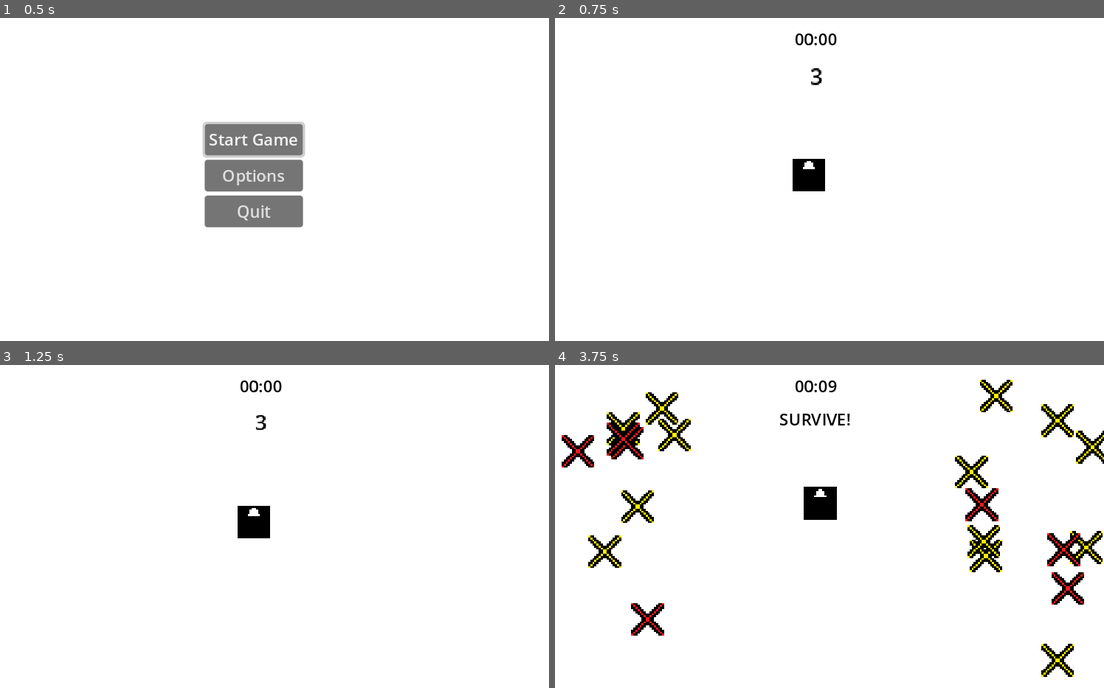
Above: before the commit, frames 1-4 (two rows, left to right).
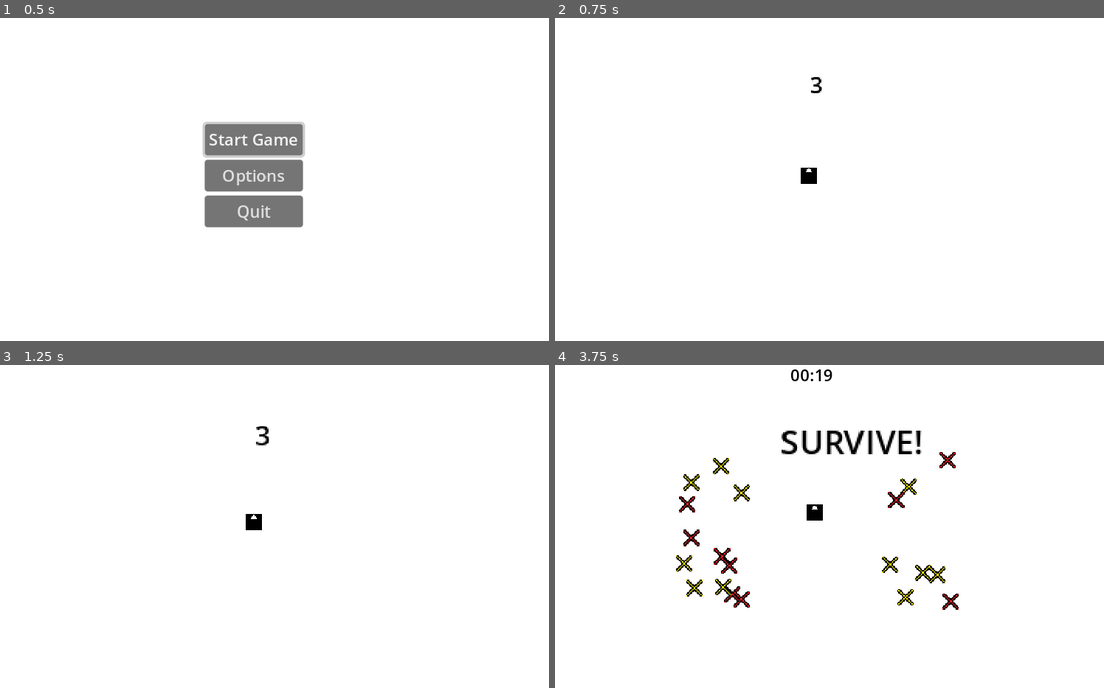
Above: after the commit, the same moments.

Repository: Marcin-Lach/javsc
Game: Godot game, scene res://menu.tscn
Two runs of this game, one before a commit and one after it. Both use one fixed random seed, a clock stepped at 60 frames per second and the inputs below.
Inputs:
- Up to frame 1 (0.5 s): no input
- Up to frame 2 (0.75 s): click "Start Game" at 0.5 s
- Up to frame 3 (1.25 s): no input
- Up to frame 4 (3.75 s): hold Right (right) 1.28-2.03 s; hold Down (down) 2.03-2.78 s; hold Right (right) 2.78-3.53 s; hold Up (up) from 3.53 s (still down)

Frame 1 is identical in both runs. In frame 2, 0.7% of the frame differs, in the area x 43-52%, y 4-54%; in frame 3, 0.7%; in frame 4, 9.6%, in the area x 1-100%, y 1-97%.

Commit message:
Decouple HUD from Main and expose HUD API and singals

Diff:
--- a/src/Camera.gd
+++ b/src/Camera.gd
@@ -1,6 +1,4 @@
 extends Camera2D
-
-@onready var player_node = $"/root/Main/Player"
 
 var target : Node2D
 
--- a/src/CountToStart.gd
+++ /dev/null
@@ -1,15 +0,0 @@
-extends Label
-
-@onready var count_to_start_timer = $"../../CountToStartTimer"
-
-func _ready():
-	var tween = create_tween()
-	tween.tween_property(self, "scale", Vector2(2, 2), 0.5)
-	tween.tween_property(self, "scale", Vector2(0, 0), 0.5)
-	tween.tween_property(self, "scale", Vector2(2, 2), 0.5)
-	tween.tween_property(self, "scale", Vector2(0, 0), 0.5)
-	tween.tween_property(self, "scale", Vector2(2, 2), 0.5)
-	tween.tween_property(self, "scale", Vector2(0, 0), 0.5)
-
-func _process(delta):
-	text = str(int(count_to_start_timer.time_left) + 1)
--- /dev/null
+++ b/src/Hud/Hud.gd
@@ -0,0 +1,50 @@
+extends CanvasLayer
+
+class_name Hud
+@onready var countdown_label = $CountdownNodeLabel
+@onready var message_label = $MessageNodeLabel
+@onready var time_left_label = $TimeLeftNodeLabel
+
+signal countdown_completed
+
+var is_paused = false as bool
+var message_label_text_before_pause = "" as String
+
+func _ready():
+	message_label.hide()
+
+func set_time_left(time_left : float):
+	var minutes = time_left / 60
+	var seconds = fmod(time_left, 60)
+	var formatted_time_left = "%02d:%02d" % [minutes, seconds]
+	time_left_label.text = formatted_time_left
+
+	if seconds == 0 && minutes == 0:
+		time_left_label.hide()
+
+func countdown_to_start(countdown_seconds: int):
+	countdown_label.show()
+	var tween = create_tween().set_loops(countdown_seconds)
+	tween.tween_property(countdown_label, "scale", Vector2(2, 2), 0.5)
+	tween.tween_property(countdown_label, "scale", Vector2(1, 1), 0.5)
+	for second in countdown_seconds:
+		print(str(second))
+		countdown_label.text = str(countdown_seconds-second)
+		await get_tree().create_timer(1.0).timeout
+	countdown_label.hide()
+	time_left_label.show()
+	countdown_completed.emit()
+
+func show_message(message: String, hide_after_seconds: int = 0, scaling : Vector2 = Vector2(1.0, 1.0)):
+	message_label.text = message
+	message_label.scale = scaling
+	message_label.show()
+
+	if hide_after_seconds > 0:
+		await get_tree().create_timer(hide_after_seconds).timeout
+		message_label.hide()
+
+	message_label.scale = Vector2(1.0, 1.0)
+
+func hide_message():
+	message_label.hide()
--- /dev/null
+++ b/src/Hud/hud.tscn
@@ -0,0 +1,56 @@
+[gd_scene load_steps=2 format=3 uid="uid://b0nltx1b6wv78"]
+
+[ext_resource type="Script" path="res://Hud/Hud.gd" id="1_mtwag"]
+
+[node name="Hud" type="CanvasLayer"]
+script = ExtResource("1_mtwag")
+
+[node name="CountdownNodeLabel" type="Label" parent="."]
+process_mode = 1
+self_modulate = Color(0, 0, 0, 1)
+anchors_preset = 5
+anchor_left = 0.5
+anchor_right = 0.5
+offset_left = 1.0
+offset_top = 57.0
+offset_right = 11.0
+offset_bottom = 83.0
+grow_horizontal = 2
+size_flags_horizontal = 4
+size_flags_vertical = 0
+text = "3"
+horizontal_alignment = 1
+vertical_alignment = 1
+
+[node name="MessageNodeLabel" type="Label" parent="."]
+process_mode = 1
+self_modulate = Color(0, 0, 0, 1)
+anchors_preset = 5
+anchor_left = 0.5
+anchor_right = 0.5
+offset_left = -28.0
+offset_top = 57.0
+offset_right = 42.0
+offset_bottom = 85.0
+grow_horizontal = 2
+size_flags_horizontal = 4
+size_flags_vertical = 0
+text = "SURVIVE!"
+horizontal_alignment = 1
+vertical_alignment = 1
+
+[node name="TimeLeftNodeLabel" type="Label" parent="."]
+self_modulate = Color(0, 0, 0, 1)
+anchors_preset = 5
+anchor_left = 0.5
+anchor_right = 0.5
+offset_left = -18.0
+offset_top = 6.0
+offset_right = 23.0
+offset_bottom = 32.0
+grow_horizontal = 2
+size_flags_horizontal = 4
+size_flags_vertical = 0
+text = "10:00"
+horizontal_alignment = 1
+vertical_alignment = 1
--- a/src/Main.gd
+++ b/src/Main.gd
@@ -3,34 +3,31 @@
 @export var enemies_count = 50
 var renemy_scene = preload("res://Enemies/Renemy/renemy.tscn")
 var yenemy_scene = preload("res://Enemies/Yenemy/yenemy.tscn")
-@onready var pause_label = $CanvasLayer/PauseLabel
-@onready var time_left_timer = $TimeLeftTimer
-@onready var won_the_game_label = $CanvasLayer/WonTheGameLabel
-@onready var count_to_start_label = $CanvasLayer/CountToStartLabel
-@onready var count_to_start_timer = $CountToStartTimer
-@onready var survive_label = $CanvasLayer/SurviveLabel
-@onready var survive_timer = $SurviveTimer
+@onready var time_left_timer = $TimeLeftTimer as Timer
+@onready var hud = $Hud as Hud
+
+var countdown_before_start_seconds : int = 3
 
 # Called when the node enters the scene tree for the first time.
 func _ready():
-	won_the_game_label.hide()
-	pause_label.hide()
-	count_to_start_timer.start()
-	survive_label.hide()
 	$Camera2D.set_target($Player)
+	await hud.countdown_to_start(countdown_before_start_seconds)
 
 # Called every frame. 'delta' is the elapsed time since the previous frame.
 func _process(delta):
+	var time_left = time_left_timer.time_left
+	hud.set_time_left(time_left)
+
 	if Input.is_action_just_pressed("pause_menu"):
-		pause_label.visible = !pause_label.visible
 		get_tree().paused = !get_tree().paused
+		if get_tree().paused:
+			await hud.show_message("Game paused")
+		else:
+			hud.hide_message()
 
-
-func _on_count_to_start_timer_timeout():
+func _on_hud_countdown_completed():
 	time_left_timer.start()
-	count_to_start_label.hide()
-	survive_timer.start()
-	survive_label.show()
+	hud.show_message("SURVIVE!", 2, Vector2(2.0, 2.0))
 
 	var player_position = $Player.global_position
 	var safe_zone_radius = 65
@@ -69,11 +66,5 @@
 
 
 func _on_time_left_timer_timeout():
-	won_the_game_label.show()
-	var enemies = get_tree().get_nodes_in_group("enemies")
-	for enemy in enemies:
-		self.remove_child(enemy)
-
-
-func _on_survive_timer_timeout():
-	survive_label.hide()
+	await hud.show_message("WINNER!", 0, Vector2(2.0, 2.0))
+	get_tree().call_group("enemies", "queue_free")
--- a/src/TimeLeftLabel.gd
+++ /dev/null
@@ -1,10 +0,0 @@
-extends Label
-
-@onready var time_left_timer = $"../../TimeLeftTimer"
-
-# Called every frame. 'delta' is the elapsed time since the previous frame.
-func _process(delta):
-	var minutes = time_left_timer.time_left / 60
-	var seconds = fmod(time_left_timer.time_left, 60)
-	var formatted_time_left = "%02d:%02d" % [minutes, seconds]
-	text = formatted_time_left
--- a/src/main.tscn
+++ b/src/main.tscn
@@ -1,11 +1,10 @@
-[gd_scene load_steps=8 format=3 uid="uid://bmndo5gsewlhg"]
+[gd_scene load_steps=7 format=3 uid="uid://bmndo5gsewlhg"]
 
-[ext_resource type="Script" path="res://Player/PlayerMovement.gd" id="1_iupss"]
 [ext_resource type="Script" path="res://Main.gd" id="1_m6dua"]
 [ext_resource type="Texture2D" uid="uid://jrr7qxwty5og" path="res://Player/player-sprite.png" id="2_06xwx"]
+[ext_resource type="Script" path="res://Player/Player.gd" id="2_ppx32"]
 [ext_resource type="Script" path="res://Camera.gd" id="4_tx8gv"]
-[ext_resource type="Script" path="res://TimeLeftLabel.gd" id="5_6i7gd"]
-[ext_resource type="Script" path="res://CountToStart.gd" id="6_hkhxr"]
+[ext_resource type="PackedScene" uid="uid://b0nltx1b6wv78" path="res://Hud/hud.tscn" id="5_vvory"]
 
 [sub_resource type="RectangleShape2D" id="RectangleShape2D_8su84"]
 size = Vector2(16, 16)
@@ -15,14 +14,18 @@
 script = ExtResource("1_m6dua")
 enemies_count = 20
 
+[node name="Hud" parent="." instance=ExtResource("5_vvory")]
+
 [node name="Player" type="RigidBody2D" parent="."]
 texture_filter = 1
+position = Vector2(288, 163)
 gravity_scale = 0.0
 max_contacts_reported = 1
 contact_monitor = true
 lock_rotation = true
 linear_damp = 15.0
-script = ExtResource("1_iupss")
+script = ExtResource("2_ppx32")
+metadata/_edit_group_ = true
 
 [node name="CollisionShape2D" type="CollisionShape2D" parent="Player"]
 shape = SubResource("RectangleShape2D_8su84")
@@ -32,80 +35,15 @@
 texture = ExtResource("2_06xwx")
 
 [node name="Camera2D" type="Camera2D" parent="."]
-zoom = Vector2(2, 2)
+position = Vector2(288, 162)
 position_smoothing_enabled = true
 script = ExtResource("4_tx8gv")
 
 [node name="TimeLeftTimer" type="Timer" parent="."]
 process_mode = 1
-wait_time = 10.0
+wait_time = 20.0
 one_shot = true
 
-[node name="CountToStartTimer" type="Timer" parent="."]
-process_mode = 1
-wait_time = 3.0
-one_shot = true
-
-[node name="SurviveTimer" type="Timer" parent="."]
-process_mode = 1
-one_shot = true
-
-[node name="CanvasLayer" type="CanvasLayer" parent="."]
-
-[node name="PauseLabel" type="Label" parent="CanvasLayer"]
-self_modulate = Color(0, 0, 0, 1)
-offset_left = 242.0
-offset_top = 53.0
-offset_right = 348.0
-offset_bottom = 79.0
-size_flags_horizontal = 4
-size_flags_vertical = 0
-text = "Game Paused"
-
-[node name="WonTheGameLabel" type="Label" parent="CanvasLayer"]
-self_modulate = Color(0, 0, 0, 1)
-offset_left = 260.0
-offset_top = 46.0
-offset_right = 329.0
-offset_bottom = 72.0
-size_flags_horizontal = 4
-size_flags_vertical = 0
-text = "WINNER!"
-
-[node name="TimeLeftLabel" type="Label" parent="CanvasLayer"]
-self_modulate = Color(0, 0, 0, 1)
-offset_left = 274.0
-offset_top = 18.0
-offset_right = 315.0
-offset_bottom = 44.0
-size_flags_horizontal = 4
-size_flags_vertical = 0
-text = "10:00"
-script = ExtResource("5_6i7gd")
-
-[node name="CountToStartLabel" type="Label" parent="CanvasLayer"]
-process_mode = 1
-self_modulate = Color(0, 0, 0, 1)
-offset_left = 289.0
-offset_top = 50.0
-offset_right = 300.0
-offset_bottom = 76.0
-size_flags_horizontal = 4
-size_flags_vertical = 0
-text = "3"
-script = ExtResource("6_hkhxr")
-
-[node name="SurviveLabel" type="Label" parent="CanvasLayer"]
-self_modulate = Color(0, 0, 0, 1)
-offset_left = 259.0
-offset_top = 50.0
-offset_right = 329.0
-offset_bottom = 76.0
-size_flags_horizontal = 4
-size_flags_vertical = 0
-text = "SURVIVE!"
-
+[connection signal="countdown_completed" from="Hud" to="." method="_on_hud_countdown_completed"]
 [connection signal="body_entered" from="Player" to="Player" method="_on_body_entered"]
 [connection signal="timeout" from="TimeLeftTimer" to="." method="_on_time_left_timer_timeout"]
-[connection signal="timeout" from="CountToStartTimer" to="." method="_on_count_to_start_timer_timeout"]
-[connection signal="timeout" from="SurviveTimer" to="." method="_on_survive_timer_timeout"]
--- a/src/menu.gd
+++ b/src/menu.gd
@@ -5,7 +5,7 @@
 
 # Called when the node enters the scene tree for the first time.
 func _ready():
-	$VBoxContainer/StartButton.grab_focus()
+	start_button.grab_focus()
 
 func _on_start_button_pressed():
 	get_tree().change_scene_to_file("res://main.tscn")
--- a/src/menu.tscn
+++ b/src/menu.tscn
@@ -1,6 +1,6 @@
 [gd_scene load_steps=2 format=3 uid="uid://iuir1gqkuq2t"]
 
-[ext_resource type="Script" path="res://menu.gd" id="1_8dmuv"]
+[ext_resource type="Script" path="res://Menu.gd" id="1_8dmuv"]
 
 [node name="Menu" type="Control"]
 layout_mode = 3
Renamed: src/Player/PlayerMovement.gd -> src/Player/Player.gd
Not shown, changed: diary/README.md
